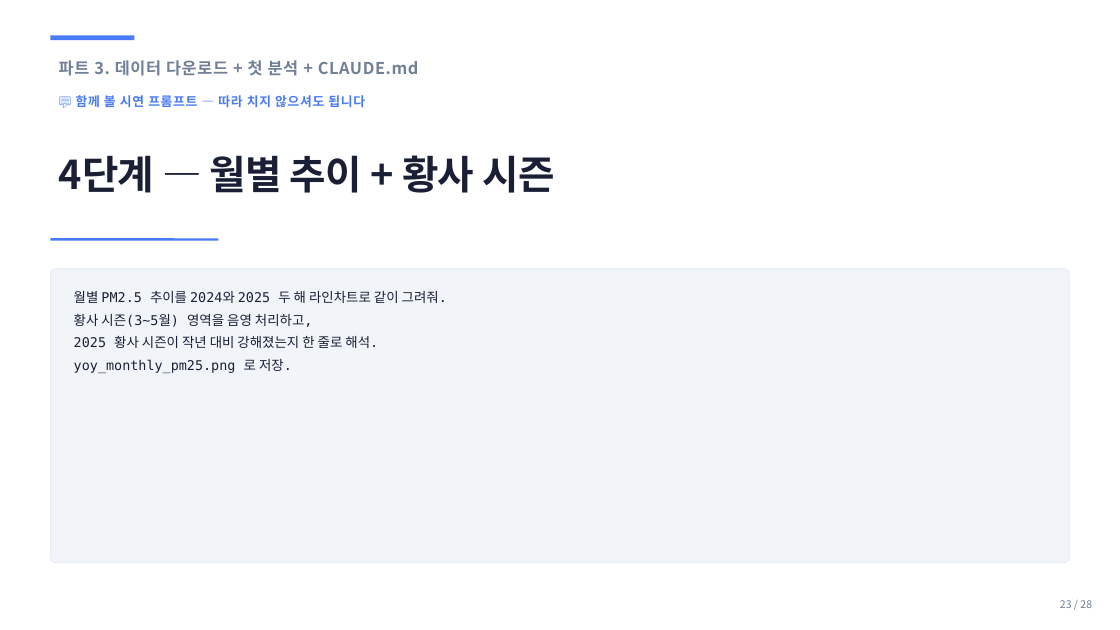
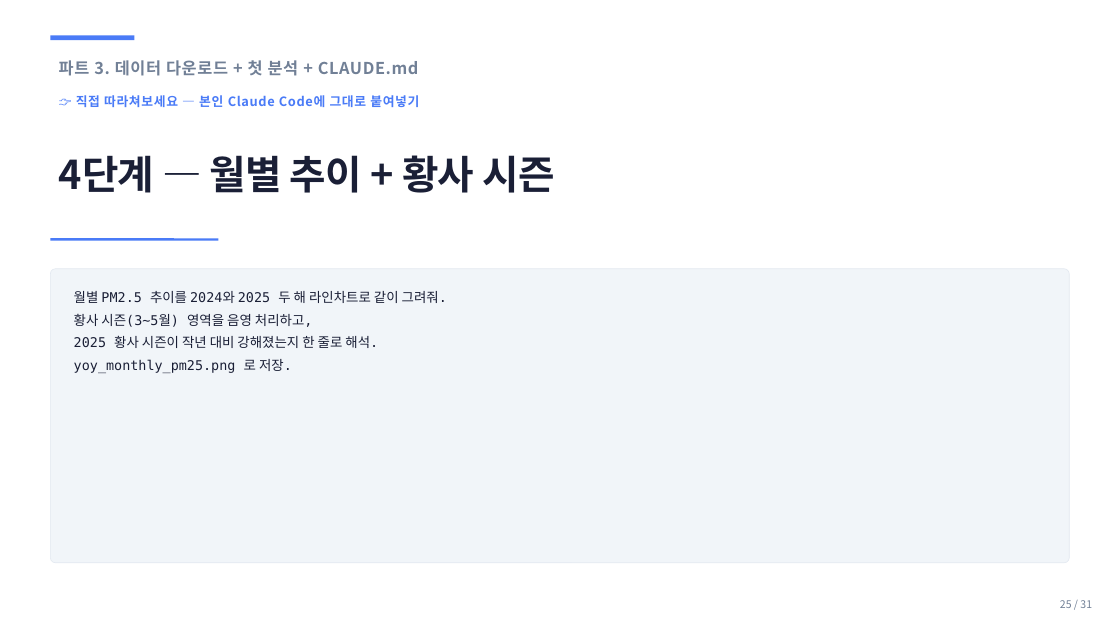
Before and after one commit to sujinpark-datapopcorn/inflearn_ccd_challenge, a slide deck: slide 25 of ppt/b2g_day1_setup.pptx (slide 23 before the commit). Drawn at 1120x630 pixels with LibreOffice and Linux fonts; fonts in the diff are those of the drawing. Boxes give left, top, right and bottom in pixels: in the first picture for what was removed or moved away, otherwise in the second. Text is boxed around its words. In the diff, an @@ line names an element or a change of style, - is before the commit and + after.

```diff
--- a/ppt/b2g_day1_setup.pptx
+++ b/ppt/b2g_day1_setup.pptx
@@ text at [76, 95, 419, 107]: text changed @@
-💬 함께 볼 시연 프롬프트 — 따라 치지 않으셔도 됩니다
+👉 직접 따라쳐보세요 — 본인 Claude Code에 그대로 붙여넣기
@@ text at [1060, 600, 1092, 608]: text changed @@
-23 / 28
+25 / 31
```
Also in this commit, not shown: 26 other slides changed, 3 slides added, 4 other files.
